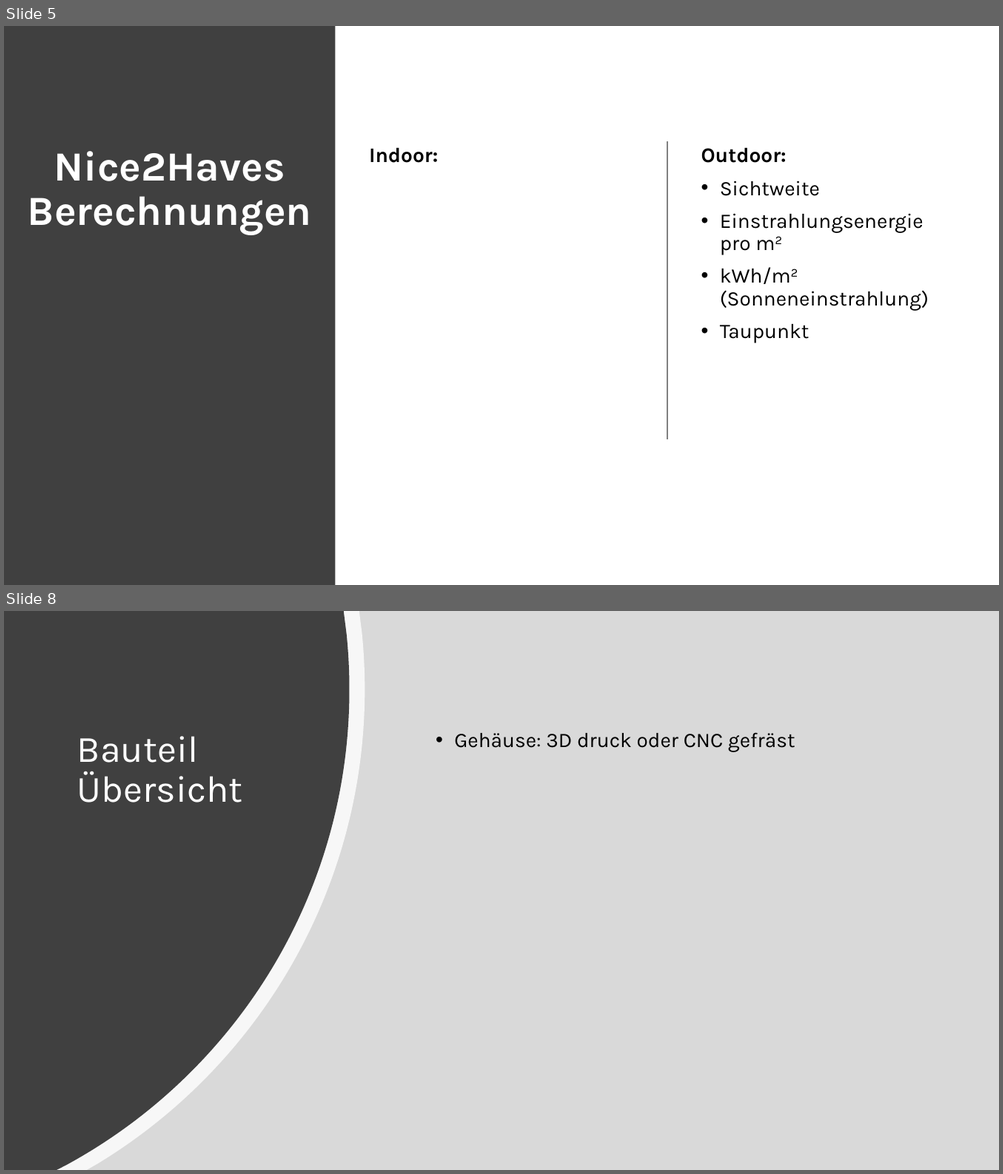
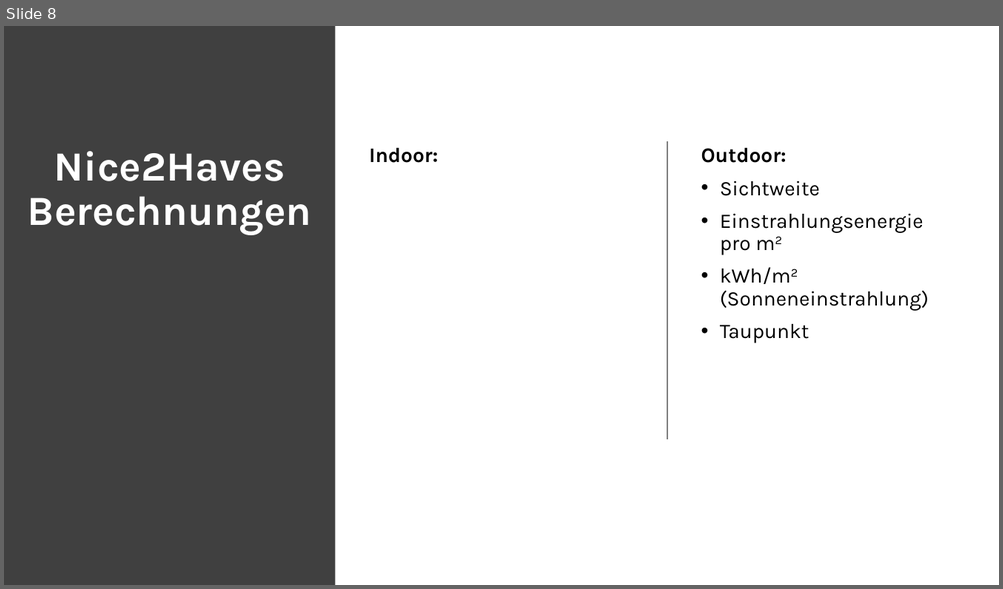
Before and after one commit to EatingJan1/Wetterstation-Bulme-Werkstaetten-Projekt-2024-2025, a slide deck: Vorstellung.pptx. Shown one above the other, each under a label of ours: slides 5 and 8 before the commit, slide 8 after it; the slides between them are not shown. The pictures are 1003x1174 and 1003x589 pixels, drawn with LibreOffice and Linux fonts; fonts in the diff are those of the drawing. Boxes give left, top, right and bottom in pixels: in the first picture for what was removed or moved away, otherwise in the second. Text is boxed around its words. In the diff, an @@ line names an element or a change of style, - is before the commit and + after.

```diff
--- a/Vorstellung.pptx
+++ b/Vorstellung.pptx
@@ slide 8 removed at box(4, 611, 999, 1170), background #FFFFFF @@
@@ rectangle removed at box(4, 611, 999, 1170) @@
@@ freeform shape removed at box(4, 611, 365, 1170) @@
@@ freeform shape removed at box(4, 611, 350, 1170) @@
@@ title removed at box(77, 736, 243, 803) @@
-Bauteil Übersicht
@@ text removed at box(454, 732, 795, 752) @@
-• Gehäuse: 3D druck oder CNC gefräst
@@ what was slide 5 is now slide 8 @@
```
Also in this commit, not shown: 3 slides changed, 3 slides added, 1 other slide removed.
